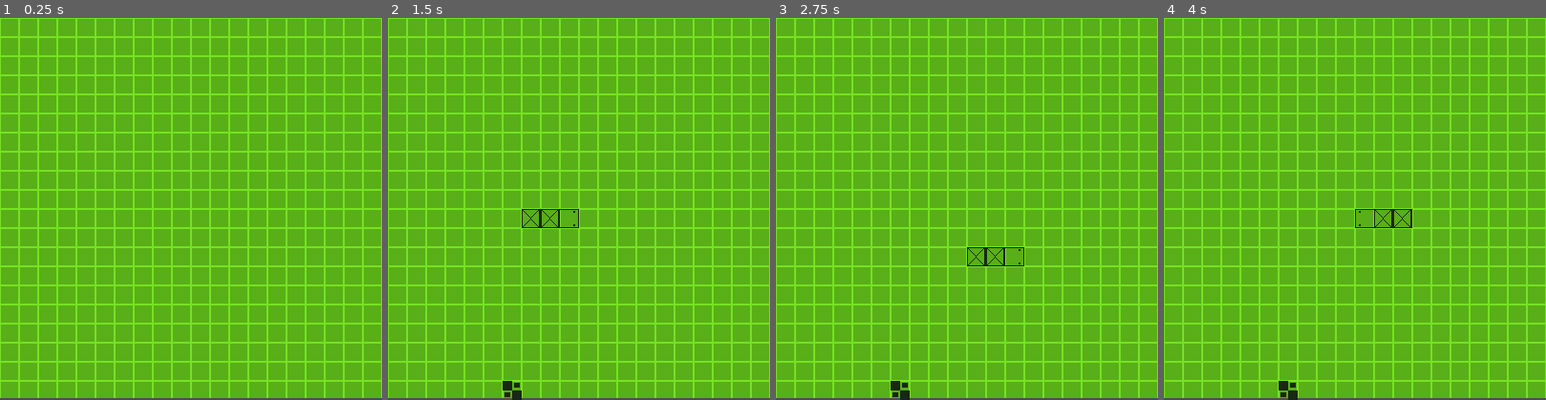
Above: before the commit, frames 1-4 (left to right).
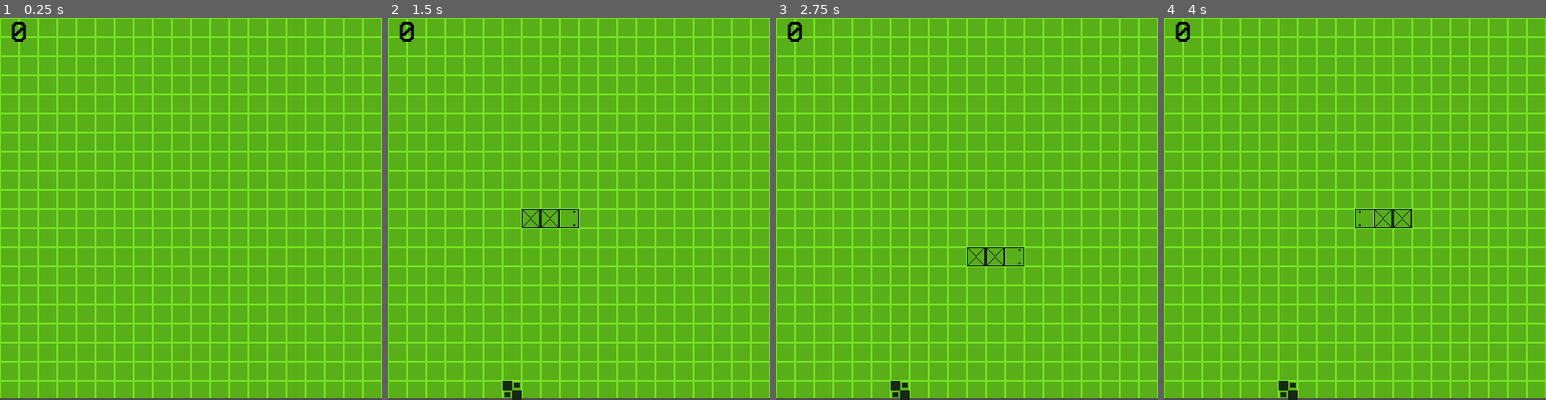
Above: after the commit, the same moments.

Repository: adrianofelix019/retro-snake-game
Game: Godot game, scene res://scenes/main_game.tscn
Two runs of this game, one before a commit and one after it. Both use one fixed random seed, a clock stepped at 60 frames per second and the inputs below.
Inputs:
- Up to frame 1 (0.25 s): no input
- Up to frame 2 (1.5 s): hold Right (ui_right) 0.53-1.28 s; hold Down (ui_down) from 1.28 s (still down)
- Up to frame 3 (2.75 s): release Down (ui_down) at 2.03 s; hold Right (ui_right) from 2.03 s (still down)
- Up to frame 4 (4 s): release Right (ui_right) at 2.78 s; hold Up (ui_up) 2.78-3.53 s; hold Left (ui_left) from 3.53 s (still down)

The runs differ from the first frame. In frame 1, 0.1% of the frame differs, in the area x 3-7%, y 1-7%; in frame 2, 0.1%; in frame 3, 0.1%; in frame 4, 0.1%.

Commit message:
add score

Diff:
--- a/scenes/main_game.tscn
+++ b/scenes/main_game.tscn
@@ -4,6 +4,7 @@
 [ext_resource type="Texture2D" uid="uid://d02wiso5vdcid" path="res://assets/snake3.png" id="2_72e8q"]
 [ext_resource type="Texture2D" uid="uid://k25t7amktl8k" path="res://assets/apple1.png" id="3_d2op2"]
 [ext_resource type="Texture2D" uid="uid://xk1xwsecabtq" path="res://assets/grass.png" id="4_0rdsr"]
+[ext_resource type="FontFile" uid="uid://8vrsturui1ky" path="res://fonts/VCR_OSD_MONO_1.001.ttf" id="5_ipu61"]
 
 [sub_resource type="TileSetAtlasSource" id="TileSetAtlasSource_d2op2"]
 texture = ExtResource("2_72e8q")
@@ -38,4 +39,14 @@
 wait_time = 0.3
 autostart = true
 
+[node name="Score" type="Label" parent="." unique_id=1015019486]
+offset_right = 40.0
+offset_bottom = 27.0
+theme_override_colors/font_color = Color(0, 0, 0, 1)
+theme_override_fonts/font = ExtResource("5_ipu61")
+theme_override_font_sizes/font_size = 30
+text = "0"
+horizontal_alignment = 1
+vertical_alignment = 1
+
 [connection signal="timeout" from="GameTick" to="." method="_on_game_tick_timeout"]
--- a/scripts/main_game.gd
+++ b/scripts/main_game.gd
@@ -65,9 +65,15 @@
 	if new_head == apple_position:
 		calculate_apple_position()
 		draw_apple()
+		increase_score()
 		return true
 	else:
 		return false
+
+
+func increase_score() -> void:
+	score += 1
+	$Score.text = str(score)
 
 
 func calculate_apple_position() -> void:
